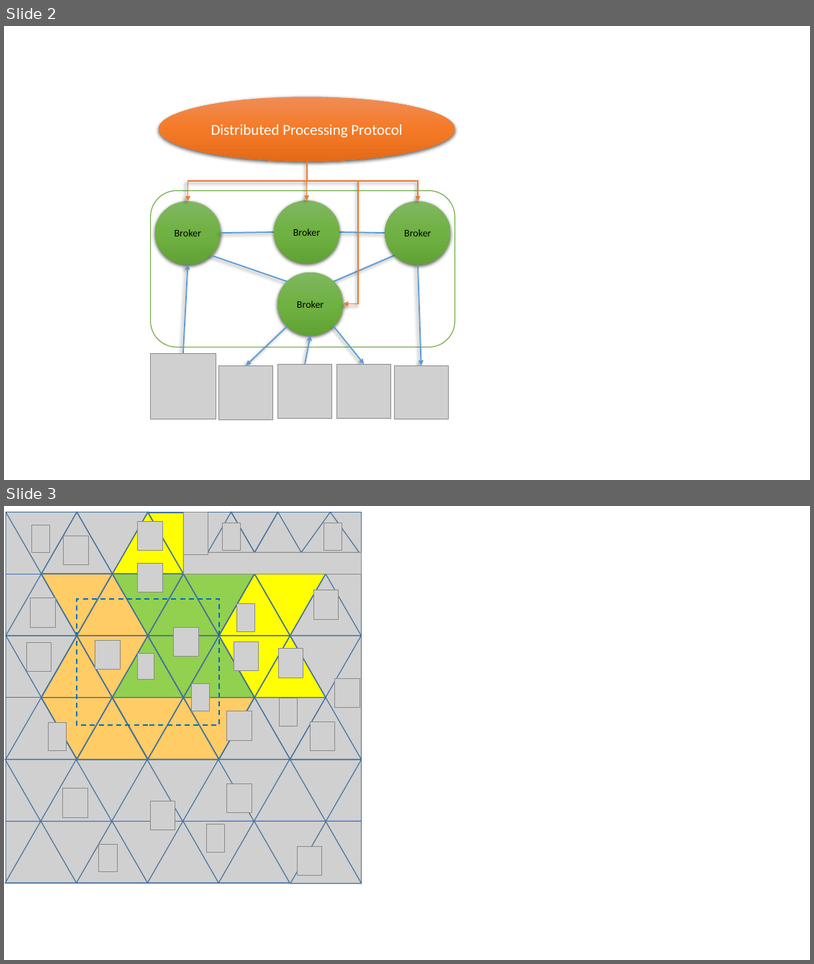
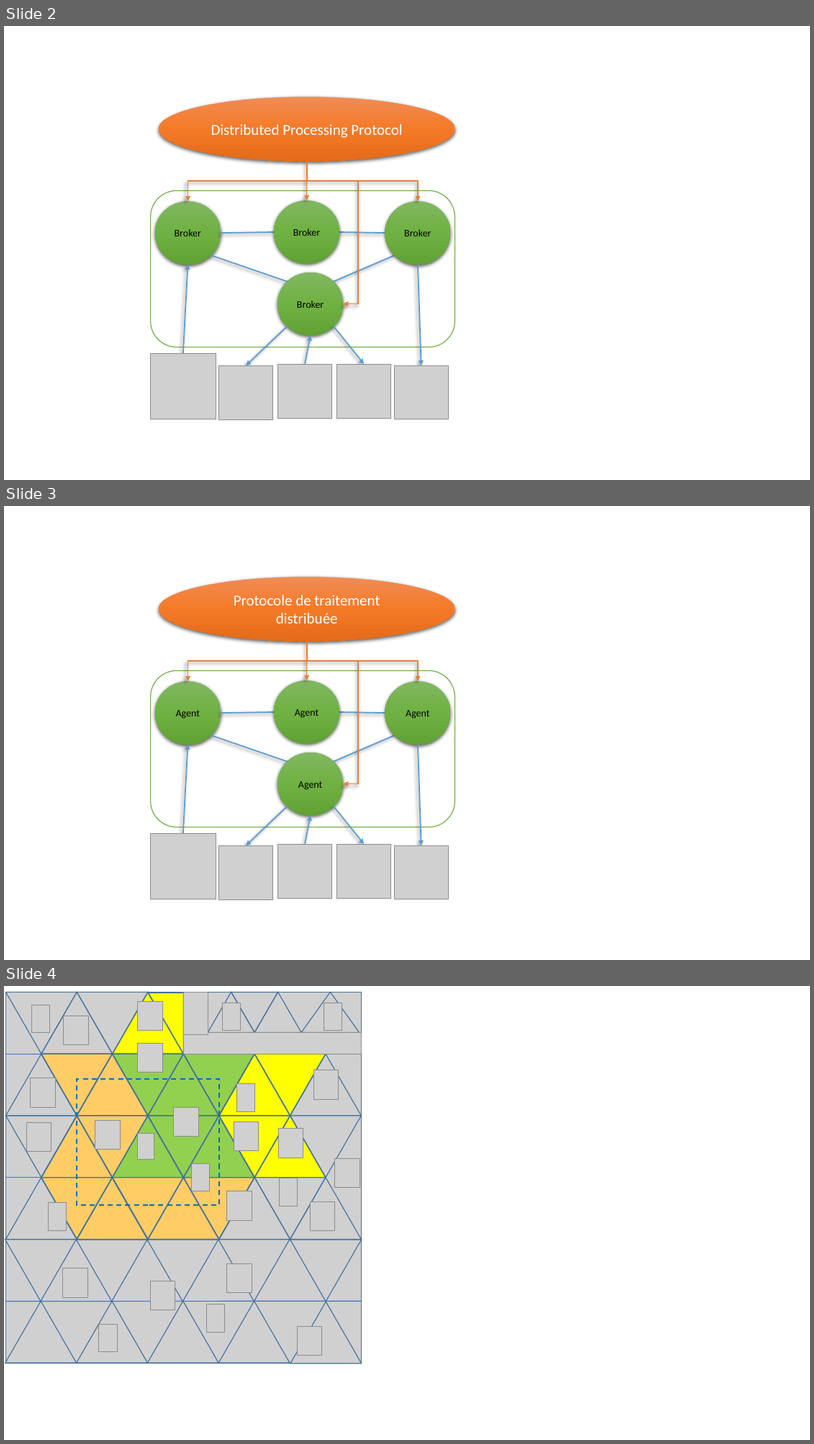
Before and after one commit to fuseelab/fuseelab.github.io, a slide deck: files/fuseeproperties.pptx. Shown one above the other, each under a label of ours: slides 2 and 3 before the commit, slides 2, 3 and 4 after it. The pictures are 814x964 and 814x1444 pixels, drawn with LibreOffice and Linux fonts; fonts in the diff are those of the drawing; grey boxes stand for pictures. Boxes give left, top, right and bottom in pixels: in the first picture for what was removed or moved away, otherwise in the second. Text is boxed around its words. In the diff, an @@ line names an element or a change of style, - is before the commit and + after.

```diff
--- a/files/fuseeproperties.pptx
+++ b/files/fuseeproperties.pptx
@@ slide 3 added at [4,506,810,960], background #FFFFFF @@
@@ ellipse added at [159,577,455,641], fill gradient #F18C57 to #F67B28 to #E56C19, 18 pt, text #FFFFFF @@
+Protocole de traitement distribuée
@@ elbow arrow added from (307, 641) to (188, 682), #ED7D31 1.5 pt @@
@@ rounded rectangle added at [150,671,455,827], fill #FFFFFF, outline #70AD47 1 pt @@
@@ elbow arrow added from (306, 661) to (418, 682), #ED7D31 1.5 pt @@
@@ elbow arrow added from (307, 661) to (307, 680), #ED7D31 1.5 pt @@
@@ elbow arrow added from (358, 661) to (343, 784), #ED7D31 1.5 pt @@
@@ ellipse added at [155,682,221,745], fill gradient #81B861 to #6FB242 to #62A336, 12 pt, text #000000 @@
+Agent
@@ ellipse added at [274,680,340,744], fill gradient #81B861 to #6FB242 to #62A336, 12 pt, text #000000 @@
+Agent
@@ ellipse added at [385,682,451,745], fill gradient #81B861 to #6FB242 to #62A336, 12 pt, text #000000 @@
+Agent
@@ line added from (221, 713) to (274, 712), #5B9BD5 1.5 pt @@
@@ line added from (340, 712) to (385, 713), #5B9BD5 1.5 pt @@
@@ line added from (211, 735) to (287, 762), #5B9BD5 1.5 pt @@
@@ line added from (334, 762) to (395, 735), #5B9BD5 1.5 pt @@
@@ arrow added from (183, 834) to (188, 744), #5B9BD5 1.5 pt @@
@@ ellipse added at [278,752,344,816], fill gradient #81B861 to #6FB242 to #62A336, 12 pt, text #000000 @@
+Agent
@@ arrow added from (418, 744) to (422, 845), #5B9BD5 1.5 pt @@
@@ arrow added from (287, 806) to (246, 845), #5B9BD5 1.5 pt @@
@@ arrow added from (334, 806) to (364, 844), #5B9BD5 1.5 pt @@
@@ arrow added from (305, 844) to (311, 815), #5B9BD5 1.5 pt @@
@@ picture added at [150,834,216,898] @@
@@ picture added at [219,845,273,899] @@
@@ picture added at [278,844,332,898] @@
@@ picture added at [337,844,392,898] @@
@@ picture added at [395,845,449,899] @@
@@ what was slide 3 is now slide 4 @@
```
Also in this commit, not shown: 6 other files.
